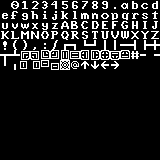
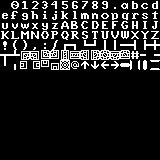
Before/after of a 160px x 160px layered artwork. What changed in the layer stack:
painted on "Background" over left=21, top=51, right=160, bottom=70
